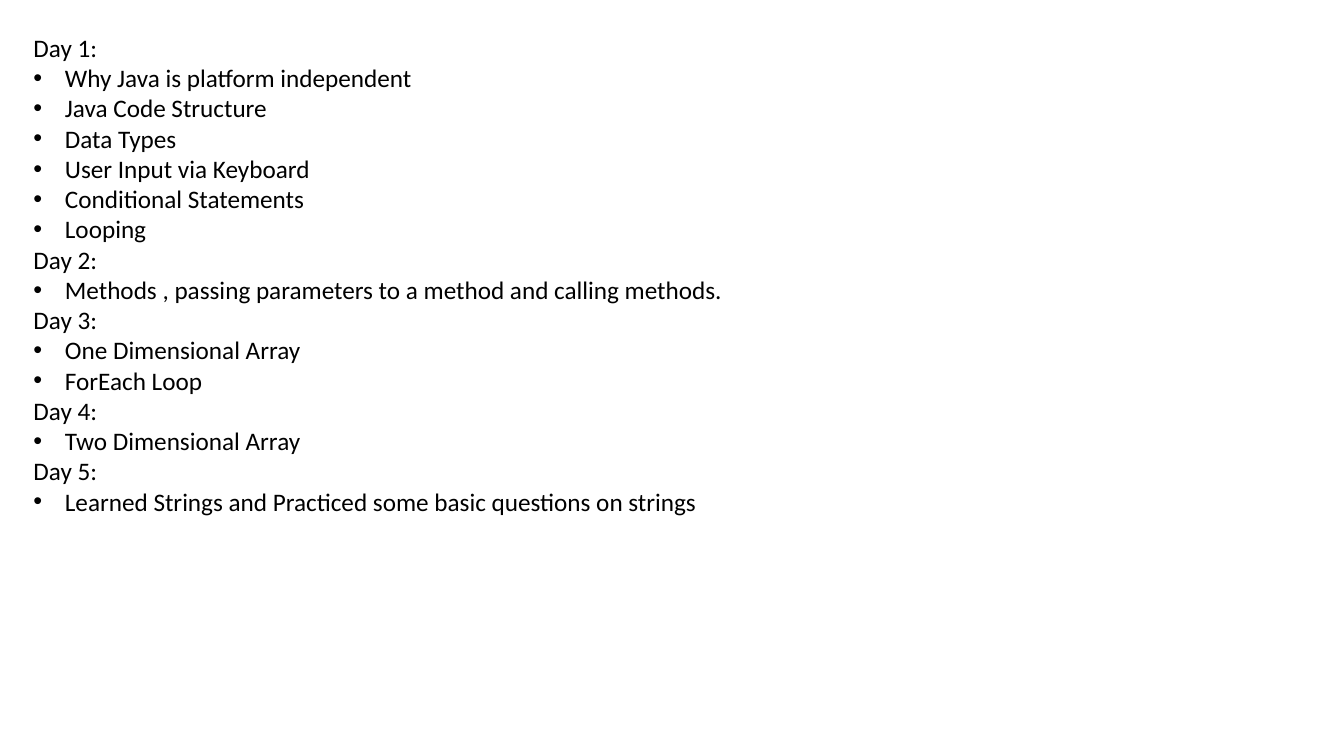
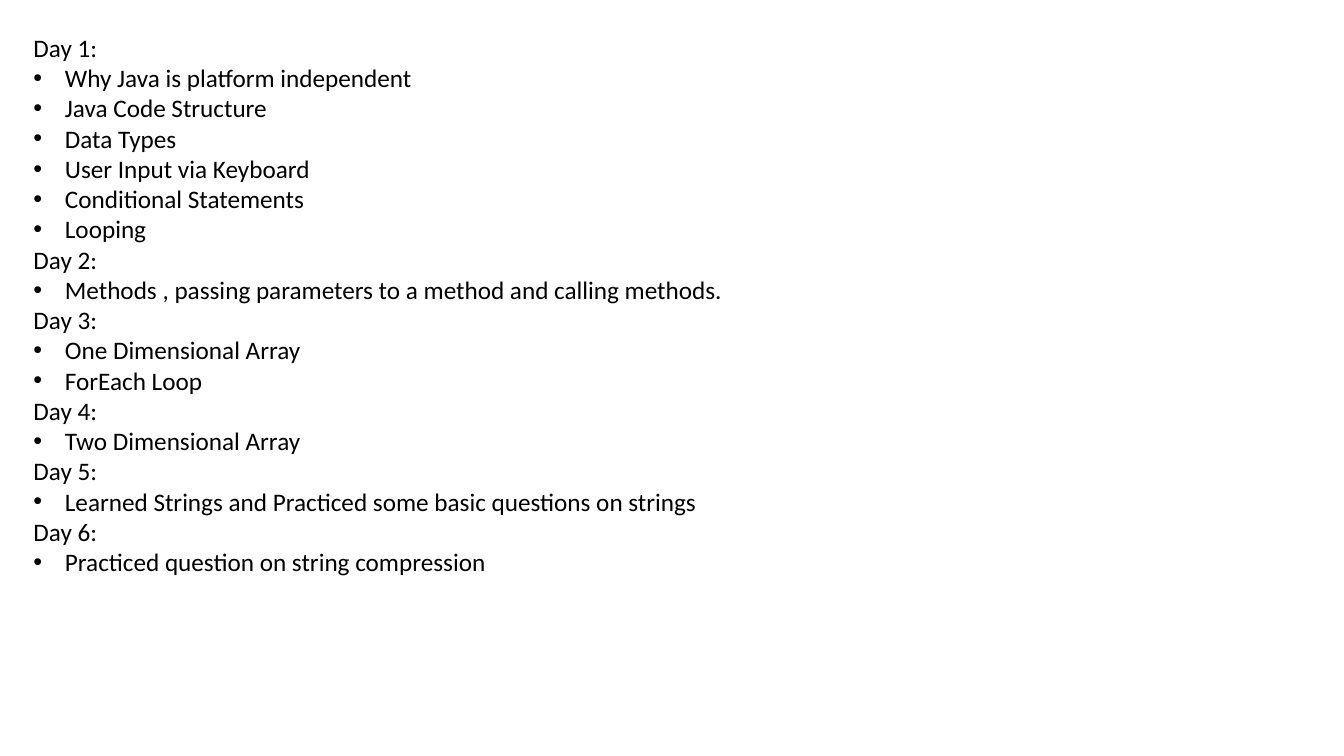
Before and after one commit to ahibhushan/100DaysOfCode, a slide deck: slide 1 of Stats.pptx. Drawn at 1344x756 pixels with LibreOffice and Linux fonts; fonts in the diff are those of the drawing. Boxes give left, top, right and bottom in pixels: in the first picture for what was removed or moved away, otherwise in the second. Text is boxed around its words. In the diff, an @@ line names an element or a change of style, - is before the commit and + after.

```diff
--- a/Stats.pptx
+++ b/Stats.pptx
@@ text at (33, 524, 485, 576): paragraphs added @@
+Day 6:
+• Practiced question on string compression
```
Also in this commit, not shown: 2 other files.
